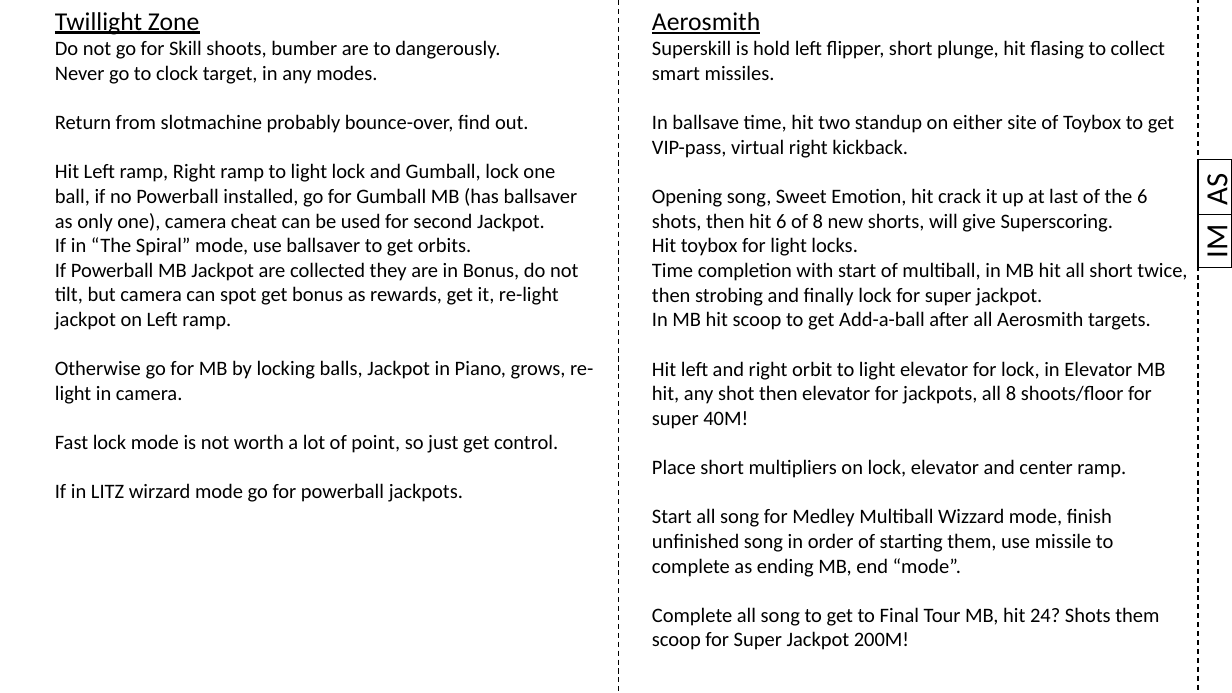
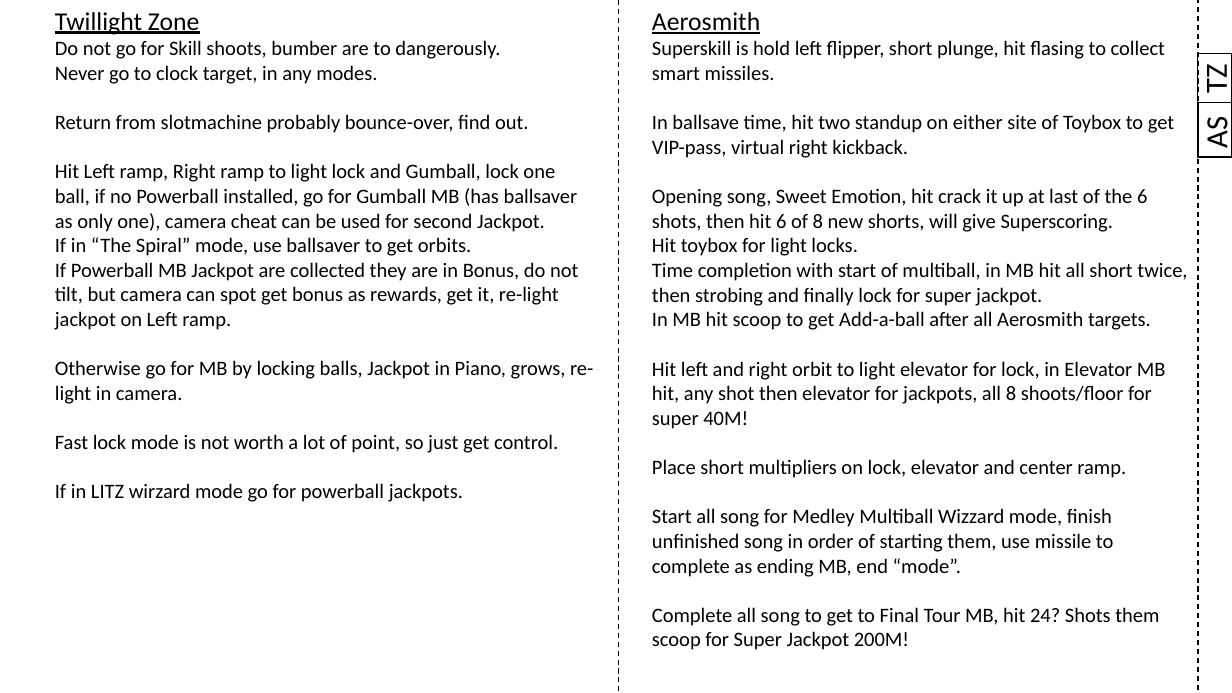
Before and after one commit to karstenbolge/PB, a slide deck: slide 6 of PB.pptx. Drawn at 1232x693 pixels with LibreOffice and Linux fonts; fonts in the diff are those of the drawing. Boxes give left, top, right and bottom in pixels: in the first picture for what was removed or moved away, otherwise in the second. Text is boxed around its words. In the diff, an @@ line names an element or a change of style, - is before the commit and + after.

```diff
--- a/PB.pptx
+++ b/PB.pptx
@@ rectangle added at [1198, 54, 1232, 103], outline #000000 1 pt, 24 pt, text #000000 @@
+TZ
@@ rectangle "AS": place and size @@
-rectangle "AS" at [1198, 160, 1232, 214]
+rectangle "AS" at [1198, 103, 1232, 157]
@@ rectangle removed at [1198, 215, 1232, 268] @@
-IM
```
Also in this commit, not shown: 16 other slides changed, 1 other file.
